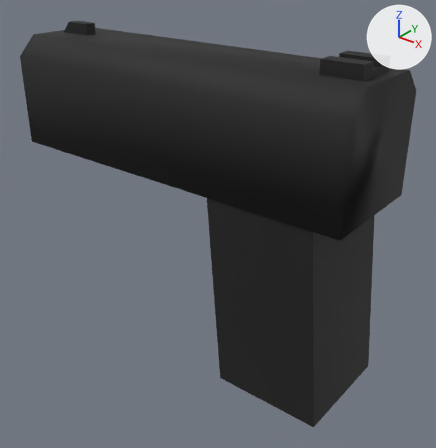
One commit to the glTF model Art/Models/pistol.glb: the scene before it, then after it.
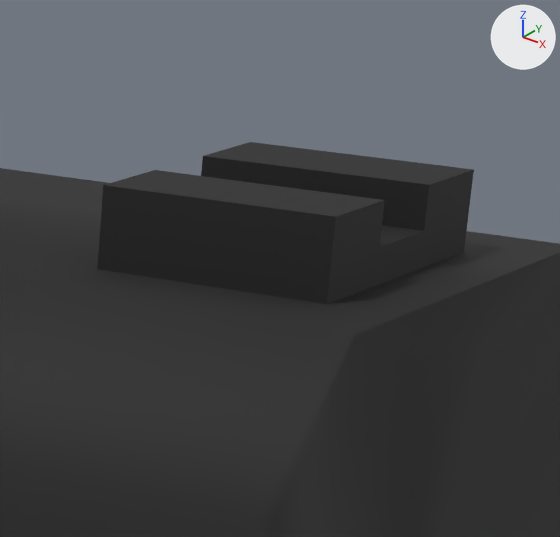
Old and new are each drawn whole from a 50 mm lens placed at (1.103, -1.148, 1.1), pointed at (0.175, 0.012, 0.38) and again close up on the part from 69% to 93% of the width and 5% to 28% of the height. The lights are fixed; the arrows at upper right show +X, +Y and +Z. The first two pictures are the older version. Where no turn or scale is listed for an object, it has been applied to the vertices.
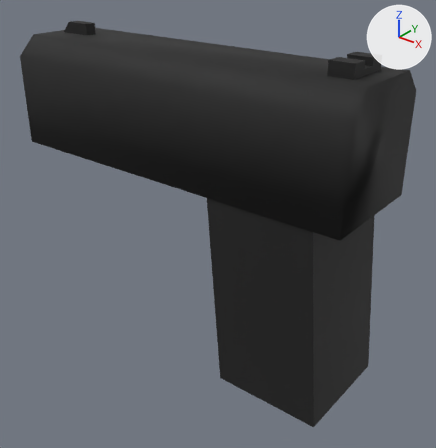
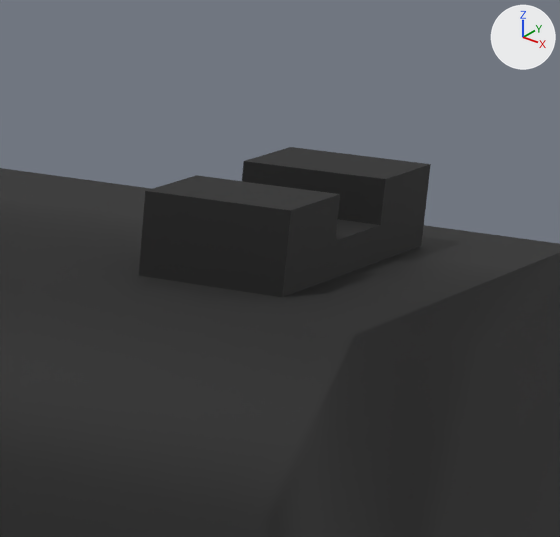
What differs and where, as boxes [x1, y1, x2, y2] in the close-ups (560 x 537 px):
'Cube.001', rescaled (22% narrower, 7% shorter)
    before: [97, 142, 474, 304]
    after: [139, 147, 431, 297]

What the commit changed:
Object 'Cube.001' (ob_cube_001) is rescaled from (0.0479, 0.0586, 0.04) to (0.03, 0.0586, 0.04).
